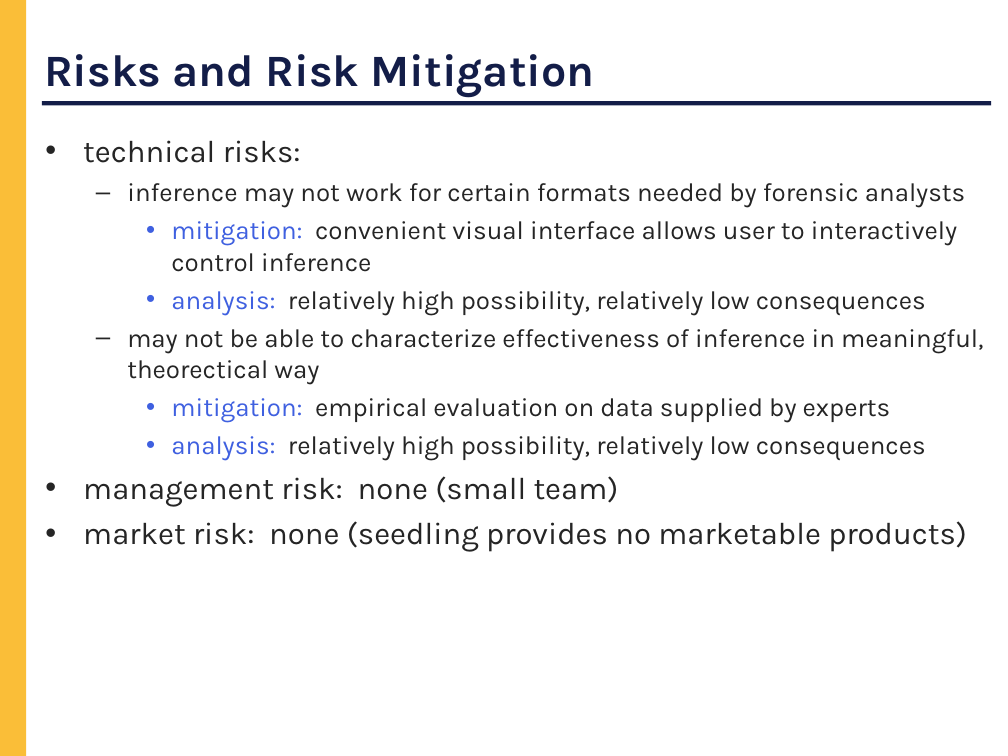
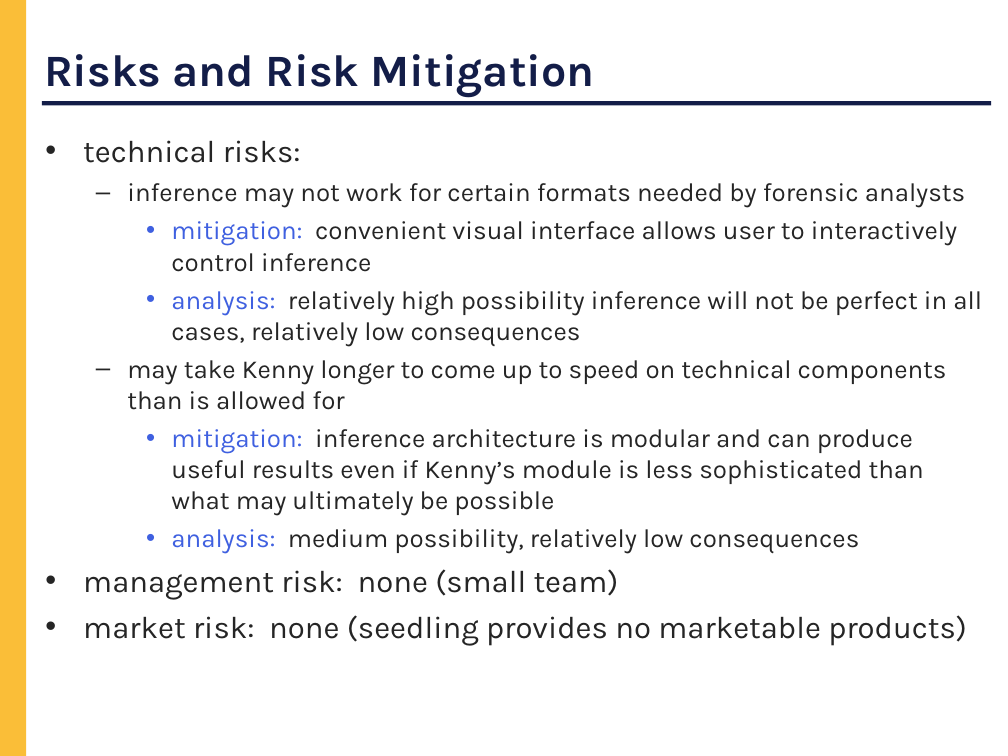
Before and after one commit to cornell-pl/forest, a slide deck: slide 10 of pads/Notes/DARPA/Kickoff.ppt (slide 11 before the commit). Drawn at 1008x756 pixels with LibreOffice and Linux fonts; fonts in the diff are those of the drawing. Boxes give left, top, right and bottom in pixels: in the first picture for what was removed or moved away, otherwise in the second. Text is boxed around its words. In the diff, an @@ line names an element or a change of style, - is before the commit and + after.

```diff
--- a/pads/Notes/DARPA/Kickoff.ppt
+++ b/pads/Notes/DARPA/Kickoff.ppt
@@ text at bbox=[127, 291, 982, 554]: text changed @@
-    • analysis: relatively high possibility, relatively low consequences
-  – may not be able to characterize effectiveness of inference in meaningful, theorectical way
-    • mitigation: empirical evaluation on data supplied by experts
-    • analysis: relatively high possibility, relatively low consequences
+    • analysis: relatively high possibility inference will not be perfect in all cases, relatively low consequences
+  – may take Kenny longer to come up to speed on technical components than is allowed for
+    • mitigation: inference architecture is modular and can produce useful results even if Kenny’s module is less sophisticated than what may ultimately be possible
+    • analysis: medium possibility, relatively low consequences
```
Also in this commit, not shown: 10 other slides changed, 3 slides added, 3 slides removed.
